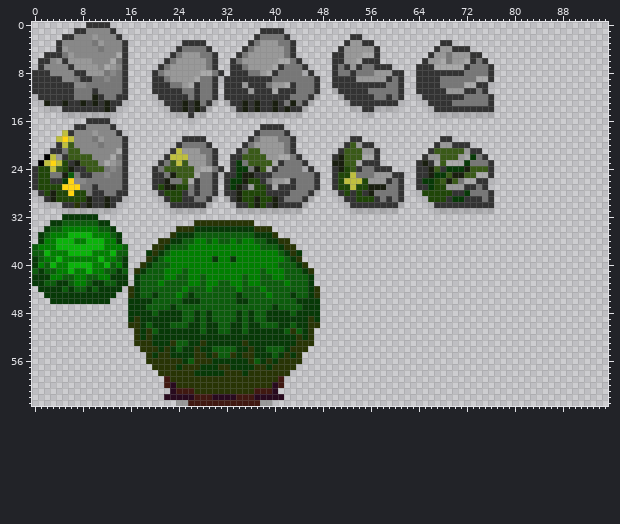
A sprite sheet gets an edit: img/terrain2.png. Above: the version before the commit.
The file is 96x64 pixels.
New version:
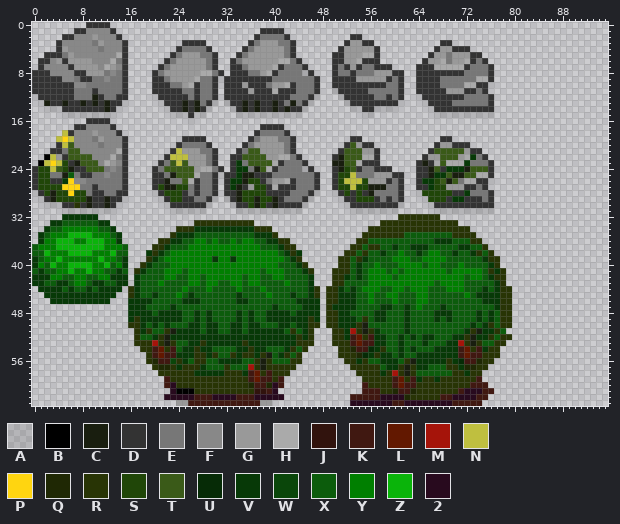
Palette (. is transparent): A #0000001e  B #000000  C #191e0f  D #333333  E #777777  F #888888  G #999999  H #aaaaaa  J #31130d  K #401811  L #621800  M #a5140a  N #bfbf3f  P #ffd510  Q #1f2804  R #283405  S #204608  T #3a5a18  U #062b06  V #073907  W #0a460a  X #0c5c0c  Y #007f00  Z #0ab40a  2 #280a1e
Change:
y 32: x 61..67 ....... -> RRRRRRR
y 33: x 58..70 ............. -> RRRRRRRRRRRRR
y 34: x 56..72 ................. -> RRRRRRRRRRRRRRRRR
y 35: x 55..73 ................... -> RRRRRRRXXXXXXXXRRRR
y 36: x 54..74 ..................... -> RRXXXXXXXXXXXVVVXXXRR
y 37: x 53..75 ....................... -> RRXRRXXVXXVVVXXXXXVVXXR
y 38: x 52..76 ......................... -> RRXRXXVXXYXXVXYYXXVXXVRXR
y 39: x 51..77 ........................... -> RRXRVXXXXYYYXXYYYYXXXXXXVRR
y 40: x 51..77 ........................... -> RRXVXXYXXXYYYYXYYXXXYXXXXVR
y 41: x 50..78 ............................. -> RRRXVXYYYXYXYYYYYYYXYYYYYXRVR
y 42: x 50..78 ............................. -> RRVXVXYYYYXYYYYYYYYYYYXYYXVRR
y 43: x 50..78 ............................. -> RRXXXXYYYYYYYYYYYXYYYYXXXXXVR
y 44: x 49..79 ............................... -> RRVXVXYYYXXYYXYYYXXXYYYXXXVXVRR
y 45: x 49..79 ............................... -> RRVVVXXYXXYYXXXYYXXXXXXYXVVVVRR
y 46: x 49..79 ............................... -> RRVVVXXYXXXYXXXYYXXXXXXXXXVVVRR
y 47: x 49..79 ............................... -> RVVVVXXXXVVXXVXYXXXVXXXXXXXXVRR
y 48: x 49..79 ............................... -> RRVVXXXXVVXXXVXXXXVVVXXXXVXVXRR
y 49: x 49..79 ............................... -> RRVVVXRXVVXXXVXXXXVXVXXXXVXVXRR
y 50: x 21 V -> X; x 49..79 ............................... -> RRVVVRCXXXXXXVXXXXXXXXXXVXVRXRR
y 51: x 21..23 VVV -> XRC; x 50..78 ............................. -> RRVMRCRVXXXXVXXXXXXXXXVRCVVRX
y 52: x 18..19 VR -> XX; x 21..22 VV -> RC; x 50..79 .............................. -> RRVKLRKVVXXVXVXVVXXXVVRCVVRXRR
y 53: x 20..22 VVV -> MRC; x 50..78 ............................. -> RRRKLKKVVXXVXXXVXXXVVMRCRXXRR
y 54: x 20..21 RV -> KL; x 23 V -> K; x 44 R -> X; x 51..77 ........................... -> RRQKKUVRXXVXVXXXVVVVKLRKVRR
y 55: x 20..23 VRRV -> KLKK; x 38..39 VV -> RC; x 43 V -> X; x 51..77 ........................... -> RRRQUVRVVXVXXVVVVVVVKLKKRRR
y 56: x 20..23 RRRR -> QKKW; x 29..30 RV -> XX; x 35..38 VRXV -> XXRC; x 40..42 VRR -> XXX; x 52..76 ......................... -> RRVRXXVVVXRCVVVVVRVUKKQRR
y 57: x 21..22 RR -> QQ; x 29..31 VVR -> XXX; x 33..36 VVVV -> XXXM; x 38..39 RV -> CR; x 53..75 ....................... -> RRRRRXVVRCRVVXXXRRVQQRR
y 58: x 36..37 RR -> KL; x 39 R -> K; x 54..74 ..................... -> RRRRVRMRCRXXXXXXRRVRR
y 59: x 36..39 RRRR -> KLKK; x 55..74 .................... -> RRRRRKLRKVRRVRRRRRRK
y 60: x 36..39 RRRR -> QKKQ; x 55..75 ..................... -> KRRRRKLKKRRRRRRRRRKKK
y 61: x 24..26 KKK -> BBB; x 37..38 KK -> JJ; x 55..76 ...................... -> KKKRRQKKQRRRRRRRK222KK
y 62: x 53..75 ....................... -> KKKKK2222QRRRRRKK2222KK
y 63: x 53..74 ...................... -> 2222222KK22222222KKKKK
